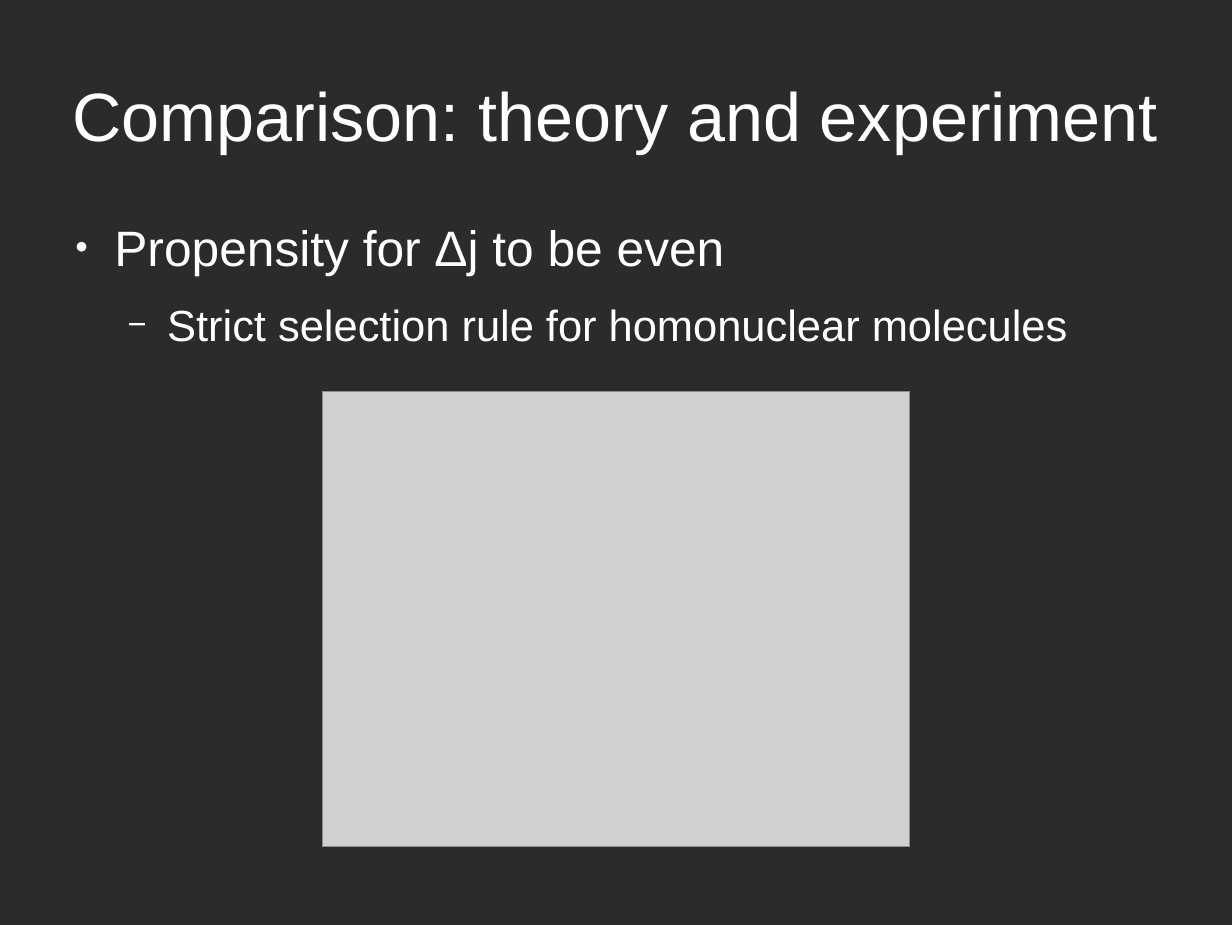
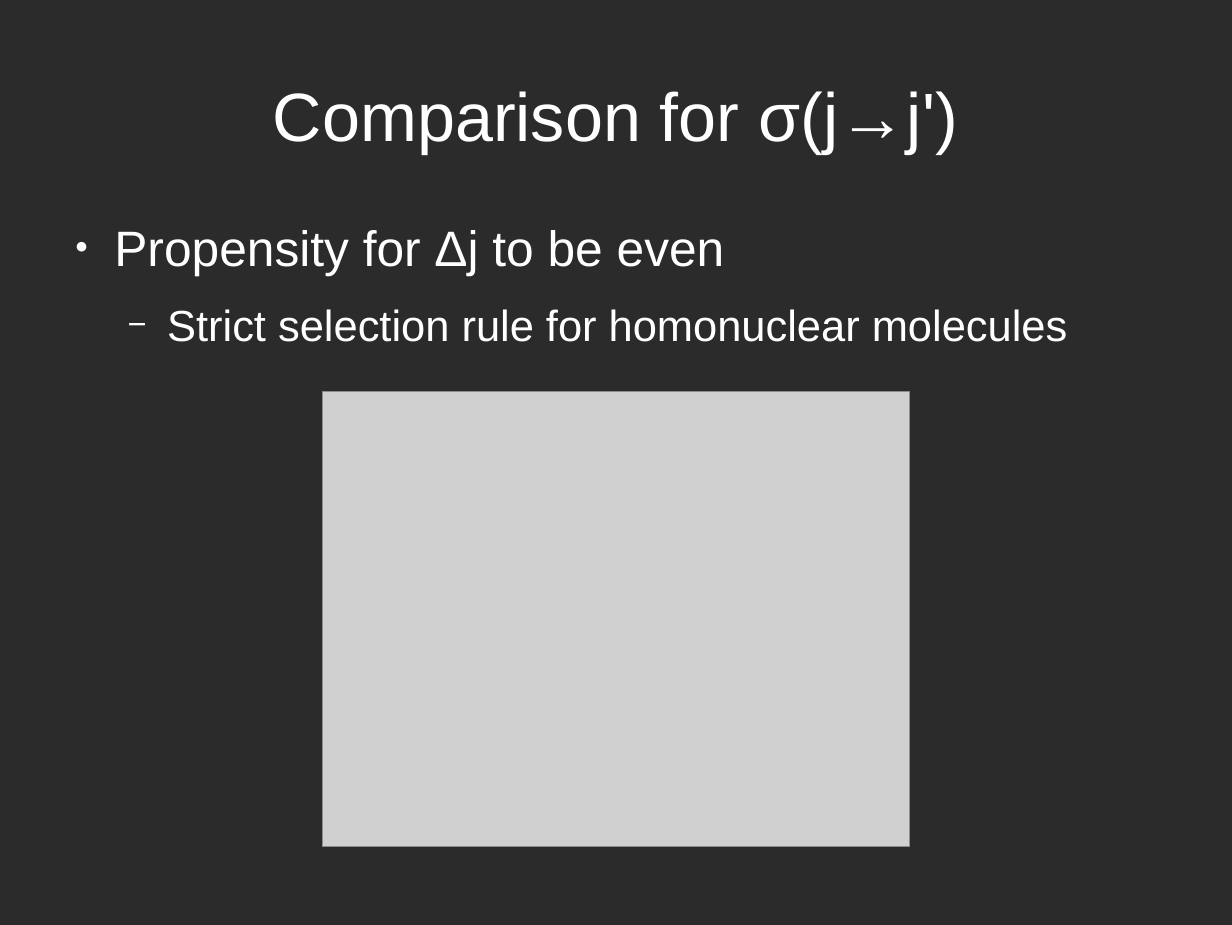
Before and after one commit to atowneND/HeNaK_Collisions, a slide deck: slide 8 of Presentation.odp (slide 7 before the commit). Drawn at 1232x925 pixels with LibreOffice and Linux fonts; fonts in the diff are those of the drawing; grey boxes stand for pictures; background and template pictures are left out; a plain dark background stands for a picture behind light text. Boxes give left, top, right and bottom in pixels: in the first picture for what was removed or moved away, otherwise in the second. Text is boxed around its words. In the diff, an @@ line names an element or a change of style, - is before the commit and + after.

```diff
--- a/Presentation.odp
+++ b/Presentation.odp
@@ title at (273, 91, 958, 154): text changed @@
-Comparison: theory and experiment
+Comparison for σ(j→j')
```
Also in this commit, not shown: 13 other slides changed, 1 slide added, 1 slide removed.
